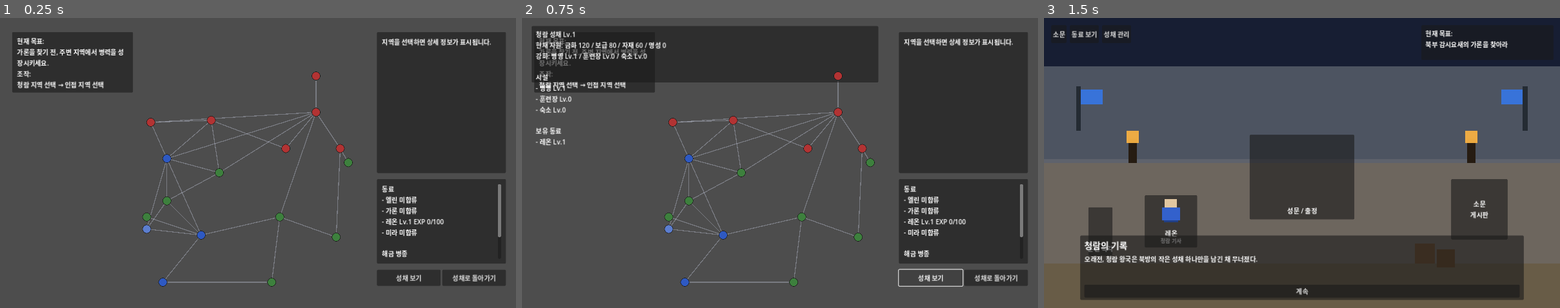
Above: before the commit, frames 1-3 (left to right).
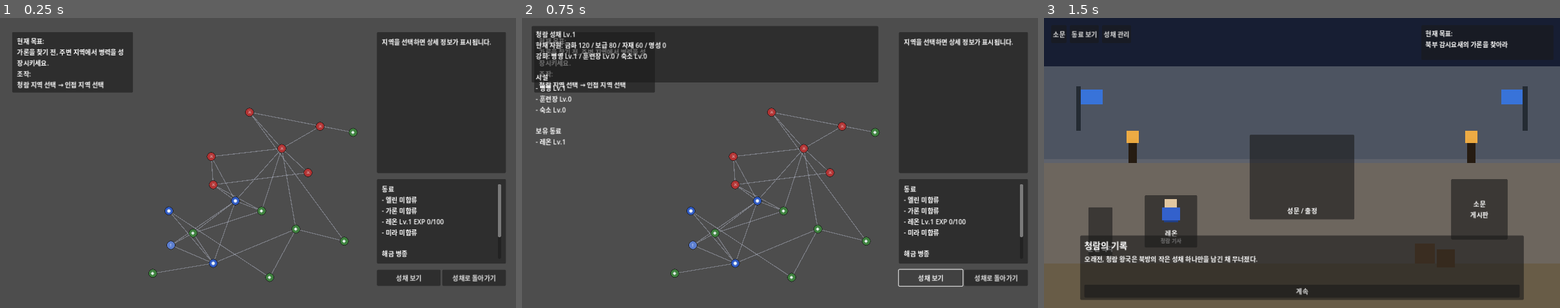
Above: after the commit, the same moments.

Repository: yogitobi31/season-of-warlords
Game: Godot game, scene res://scenes/WorldMap.tscn
Two runs of this game, one before a commit and one after it. Both use one fixed random seed, a clock stepped at 60 frames per second and the inputs below. This scene is started directly instead of the project's main scene.
Inputs:
- Up to frame 1 (0.25 s): no input
- Up to frame 2 (0.75 s): click "성채 보기" at 0.5 s
- Up to frame 3 (1.5 s): click "성채로 돌아가기" at 1.25 s

The runs differ from the first frame. In frame 1, 3.0% of the frame differs, in the area x 27-70%, y 18-93%; in frame 2, 3.0%; in frame 3, nothing differs.

Commit message:
Refine world map into compact expedition marker UI

Diff:
--- a/scripts/RegionNode.gd
+++ b/scripts/RegionNode.gd
@@ -22,6 +22,7 @@
 var marker_panel: Panel
 var name_label: Label
 var rumor_label: Label
+var symbol_label: Label
 
 func _ready() -> void:
 	custom_minimum_size = CLICK_SIZE
@@ -71,6 +72,17 @@
 		name_label.add_theme_constant_override("line_spacing", 1)
 		add_child(name_label)
 
+	if symbol_label == null:
+		symbol_label = Label.new()
+		symbol_label.mouse_filter = Control.MOUSE_FILTER_IGNORE
+		symbol_label.horizontal_alignment = HORIZONTAL_ALIGNMENT_CENTER
+		symbol_label.vertical_alignment = VERTICAL_ALIGNMENT_CENTER
+		symbol_label.position = marker_panel.position
+		symbol_label.size = MARKER_SIZE
+		symbol_label.add_theme_font_size_override("font_size", 11)
+		symbol_label.add_theme_color_override("font_color", Color(0.96, 0.98, 1.0))
+		add_child(symbol_label)
+
 func setup(id: String, display_name: String, faction_id: int, neighbors: Array) -> void:
 	region_id = id
 	region_name = display_name
@@ -104,7 +116,7 @@
 	size = CLICK_SIZE
 	text = ""
 
-	if marker_panel == null or name_label == null or rumor_label == null:
+	if marker_panel == null or name_label == null or rumor_label == null or symbol_label == null:
 		return
 
 	var base_color: Color = Color.DIM_GRAY
@@ -117,6 +129,8 @@
 
 	if danger_text == "이벤트":
 		base_color = base_color.lightened(0.22)
+	if owner_faction < 0:
+		base_color = Color(0.3, 0.3, 0.3)
 
 	var border_color: Color = Color(0.08, 0.08, 0.08)
 	var border_width: int = 1
@@ -152,6 +166,7 @@
 	name_label.visible = is_hovered or is_selected or is_rumor_target
 	if name_label.visible:
 		name_label.text = region_name
+	symbol_label.text = _get_marker_symbol()
 
 	# 향후 줌 단계가 추가되면 여기에서 라벨 표시 조건을 확대/축소 비율 기반으로 분기합니다.
 
@@ -167,3 +182,14 @@
 	is_hovered = false
 	update_visual()
 	emit_signal("region_hovered", region_id, false)
+
+func _get_marker_symbol() -> String:
+	if danger_text == "이벤트":
+		return "!"
+	if owner_faction == GameState.PLAYER_FACTION:
+		return "●"
+	if owner_faction == GameState.CRIMSON_DUCHY_FACTION:
+		return "⚔"
+	if owner_faction == GameState.GREEN_MARQUIS_FACTION:
+		return "◆"
+	return "?"
--- a/scripts/WorldMap.gd
+++ b/scripts/WorldMap.gd
@@ -9,6 +9,25 @@
 const MAP_AREA_POS: Vector2 = Vector2(340, 120)
 const MAP_AREA_SIZE: Vector2 = Vector2(560, 560)
 const REGION_SIZE: Vector2 = RegionNode.CLICK_SIZE
+const REGION_LAYOUT: Dictionary = {
+	"r1": Vector2(560, 430),
+	"t1": Vector2(505, 390),
+	"t2": Vector2(625, 455),
+	"t3": Vector2(500, 320),
+	"t4": Vector2(455, 510),
+	"t5": Vector2(400, 540),
+	"t6": Vector2(740, 360),
+	"r2": Vector2(675, 300),
+	"r3": Vector2(595, 210),
+	"r4": Vector2(505, 585),
+	"r5": Vector2(710, 500),
+	"r6": Vector2(830, 530),
+	"r7": Vector2(395, 455),
+	"r8": Vector2(645, 620),
+	"s1": Vector2(770, 245),
+	"s2": Vector2(355, 610),
+	"s3": Vector2(860, 260)
+}
 # TODO: Keep map markers compact and drive labels from hover/selection per docs/worldmap_ux_spec.md.
 
 var region_nodes: Dictionary = {}
@@ -165,7 +184,7 @@
 	for region_id in GameState.regions.keys():
 		var data: Dictionary = GameState.regions[region_id]
 		var node: RegionNode = RegionNode.new()
-		node.position = _get_region_position(data)
+		node.position = _get_region_position(region_id, data)
 		node.setup(region_id, data["name"], GameState.get_region_owner(region_id), data["adjacent"])
 		node.set_region_meta(str(data.get("danger", "보통")), false)
 		node.region_clicked.connect(_on_region_clicked)
@@ -452,7 +471,9 @@
 	var lines: Array[String] = []
 	lines.append("[지역 정보]")
 	lines.append("지역: %s" % GameState.get_region_name(region_id))
-	lines.append("세력: %s" % GameState.FACTION_NAMES.get(GameState.get_region_owner(region_id), "미상"))
+	lines.append("소유 세력: %s" % GameState.FACTION_NAMES.get(GameState.get_region_owner(region_id), "미상"))
+	lines.append("행동 유형: %s" % _get_action_type_display(str(region_data.get("action_type", "conquest"))))
+	lines.append("목표 유형: %s" % _get_objective_type_display(str(region_data.get("objective_type", "rout"))))
 	var event_id: String = GameState.get_region_event_id(region_id)
 	if event_id == "":
 		lines.append("이벤트 상태: 없음")
@@ -462,16 +483,14 @@
 		lines.append("이벤트 상태: 미해결")
 	lines.append("위험도: %s" % str(region_data.get("danger", "보통")))
 	lines.append("")
-	lines.append("[가능 행동]")
-	lines.append("행동 유형: %s" % _get_action_type_display(str(region_data.get("action_type", "conquest"))))
-	lines.append("목표: %s" % _get_objective_type_display(str(region_data.get("objective_type", "rout"))))
+	lines.append("[출정 정보]")
 	lines.append("권장 준비: %s" % str(region_data.get("recommended", "기본 병력")))
 	lines.append("전투 유형: %s" % str(region_data.get("encounter_type", "미상")))
 	lines.append("예상 적: %s" % enemy_preview)
 	lines.append("")
 	lines.append("[사건/조사]")
 	lines.append(str(region_data.get("encounter_flavor", "특이 사항이 없습니다.")))
-	lines.append("특수 규칙: %s" % str(region_data.get("special_rule", "일반 교전")))
+	lines.append("특수 규칙: %s" % _get_special_rule_text(region_id, region_data))
 	lines.append("")
 	lines.append("[획득 보상]")
 	lines.append(reward_text.replace(" / 명성 ", "\n명성 "))
@@ -528,7 +547,7 @@
 	return str(mapping.get(action_type, "이벤트 진행"))
 
 func _get_action_type_display(action_type: String) -> String:
-	var mapping: Dictionary = {"conquest": "점령", "exploration": "조사", "ambush": "매복", "choice": "선택", "training": "훈련", "resource": "자원", "defense": "방어", "rescue": "구출", "escort": "호위", "ritual": "의식"}
+	var mapping: Dictionary = {"conquest": "점령전", "exploration": "조사", "ambush": "매복", "choice": "선택", "training": "훈련", "resource": "자원", "defense": "방어", "rescue": "구조", "escort": "호위", "ritual": "의식 저지"}
 	return str(mapping.get(action_type, action_type))
 
 func _get_objective_type_display(objective_type: String) -> String:
@@ -543,7 +562,7 @@
 	for region_id_variant: Variant in GameState.regions.keys():
 		var region_id: String = str(region_id_variant)
 		var region_data: Dictionary = GameState.regions.get(region_id, {})
-		var from_pos: Vector2 = _get_region_position(region_data) + (REGION_SIZE * 0.5)
+		var from_pos: Vector2 = _get_region_position(region_id, region_data) + (REGION_SIZE * 0.5)
 		for adjacent_variant: Variant in region_data.get("adjacent", []):
 			var adjacent_id: String = str(adjacent_variant)
 			var edge_a: String = "%s-%s" % [region_id, adjacent_id]
@@ -553,7 +572,7 @@
 			var adjacent_data: Dictionary = GameState.regions.get(adjacent_id, {})
 			if adjacent_data.is_empty():
 				continue
-			var to_pos: Vector2 = _get_region_position(adjacent_data) + (REGION_SIZE * 0.5)
+			var to_pos: Vector2 = _get_region_position(adjacent_id, adjacent_data) + (REGION_SIZE * 0.5)
 			var route_line: Line2D = Line2D.new()
 			route_line.default_color = Color(0.8, 0.82, 0.9, 0.35)
 			route_line.width = 2.0
@@ -563,8 +582,10 @@
 			drawn_edges[edge_a] = true
 
 
-func _get_region_position(region_data: Dictionary) -> Vector2:
+func _get_region_position(region_id: String, region_data: Dictionary) -> Vector2:
 	var original_pos: Vector2 = region_data.get("pos", MAP_AREA_POS)
+	if REGION_LAYOUT.has(region_id):
+		original_pos = REGION_LAYOUT[region_id]
 	var min_x: float = MAP_AREA_POS.x
 	var min_y: float = MAP_AREA_POS.y
 	var max_x: float = MAP_AREA_POS.x + MAP_AREA_SIZE.x - REGION_SIZE.x
@@ -572,6 +593,11 @@
 	var clamped_x: float = clampf(original_pos.x, min_x, max_x)
 	var clamped_y: float = clampf(original_pos.y, min_y, max_y)
 	return Vector2(clamped_x, clamped_y)
+
+func _get_special_rule_text(region_id: String, region_data: Dictionary) -> String:
+	if region_id == "r7":
+		return "점령 대상이 아니며 소유권이 변하지 않습니다."
+	return str(region_data.get("special_rule", "일반 교전"))
 
 func _format_expected_enemy_classes(region_data: Dictionary) -> String:
 	var names: Array[String] = []
